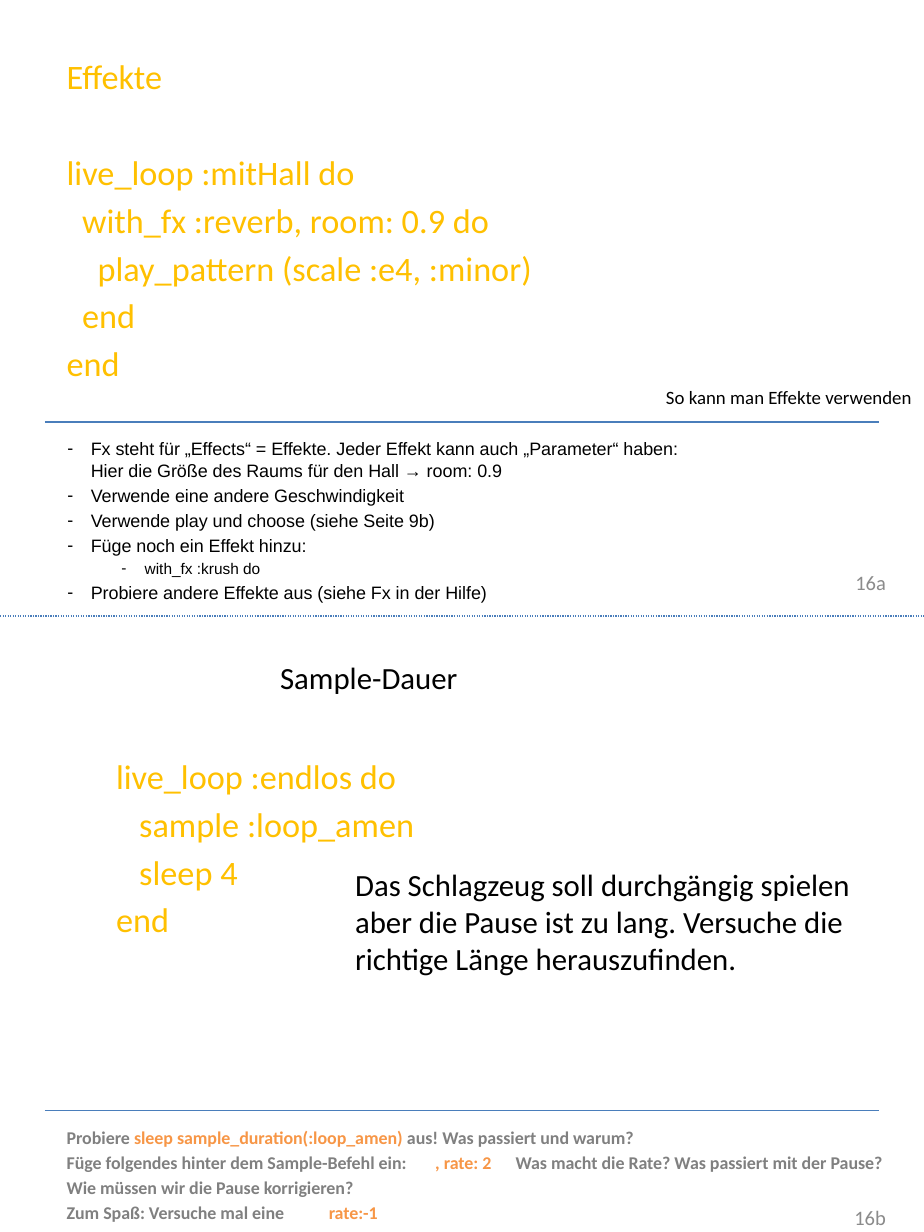
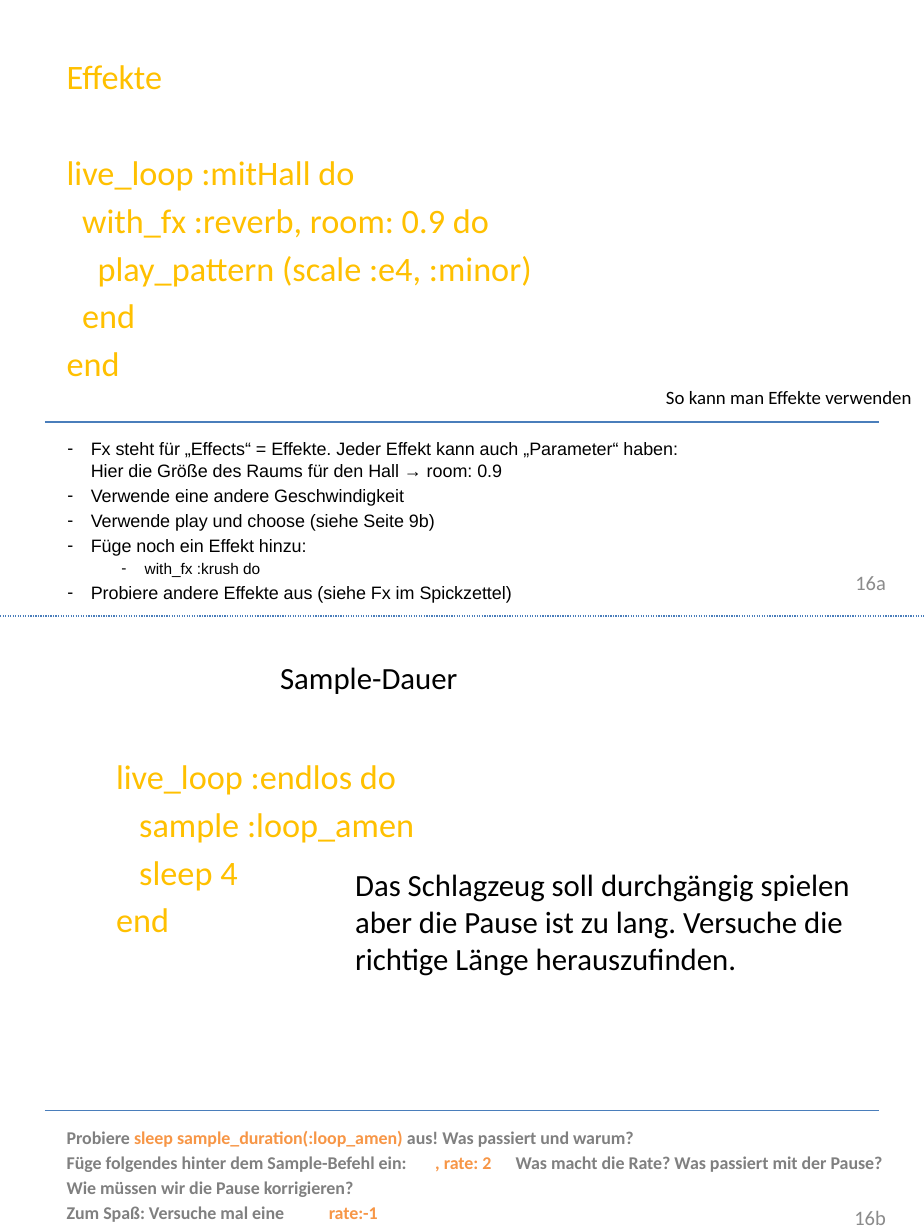
Before and after one commit to Devoxx4KidsDE/SonicPI, a slide deck: slide 16 of presentation/de/Sonic PI Workshop_de.pptx. Drawn at 924x1232 pixels with LibreOffice and Linux fonts; fonts in the diff are those of the drawing; background and template pictures are left out. Boxes give left, top, right and bottom in pixels: in the first picture for what was removed or moved away, otherwise in the second. Text is boxed around its words. In the diff, an @@ line names an element or a change of style, - is before the commit and + after.

```diff
--- a/presentation/de/Sonic PI Workshop_de.pptx
+++ b/presentation/de/Sonic PI Workshop_de.pptx
@@ text at [91,586,512,603]: text changed @@
-  – Probiere andere Effekte aus (siehe Fx in der Hilfe)
+  – Probiere andere Effekte aus (siehe Fx im Spickzettel)
```
Also in this commit, not shown: 3 other slides changed, 1 other file.
